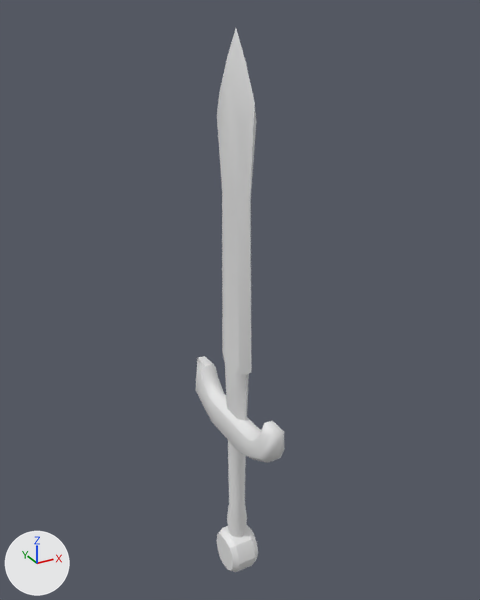
Renders of the FBX model Source/Models/Exports/Sword_1.FBX from each side of a commit.
One viewpoint serves both versions: a 50 mm lens placed at (-0.399, -0.735, 0.842), pointed at (0.016, 0.018, 0.465). Every picture has the same lights, and +X, +Y and +Z are marked at lower left. Where no turn or scale is listed for an object, it has been applied to the vertices.

In view in the first picture: 'Sword_1'.
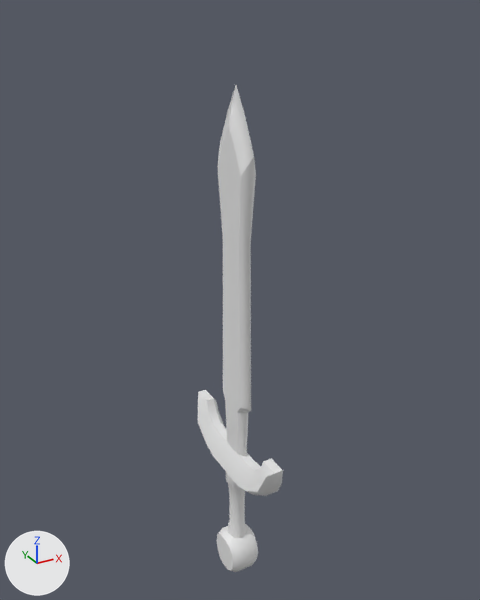
Location of each change, (x1, y1, x2, y2) in pixels of the pictures (480 x 600 px; the box of a moved part takes in the faces that stretch with it):
'Sword_1', reshaped (10% shorter): before (196, 29, 285, 572); after (198, 85, 283, 572)
part 1 of me_mesh, moved or reshaped: before (217, 29, 256, 421); after (217, 85, 256, 456)
part 2 of me_mesh, rebuilt: before (227, 441, 247, 537); after (226, 472, 246, 538)
part 3 of me_mesh, added: after (198, 390, 283, 496)
part 4 of me_mesh, deleted: before (196, 356, 285, 463)

The change, as a diff of the scene's bpy script:
```diff
--- a/Source/Models/Exports/Sword_1.FBX.py
+++ b/Source/Models/Exports/Sword_1.FBX.py
@@ me_mesh @@
 # used by ob_sword_1; location = (0.0, 0.0, 0.163)
-me_mesh.from_pydata(...)  # 241 vertices, 226 faces; spans x -0.024..0.024, y -0.119..0.119, z -0.161..0.659
+me_mesh.from_pydata(...)  # 249 vertices, 238 faces; spans x -0.024..0.024, y -0.119..0.119, z -0.161..0.596
+# me_mesh part 1: the loose piece of 63 vertices spanning x -0.011..0.011, y -0.045..0.045, z 0.125..0.659 is moved by (0.0, 0.0, -0.063)
+# me_mesh part 2: the loose piece of 48 vertices spanning x -0.016..0.016, y -0.016..0.016, z -0.101..0.095 is rebuilt with 56 vertices and now spans x -0.019..0.019, y -0.019..0.019, z -0.102..0.032
+# me_mesh part 3: a new loose piece of 64 vertices spanning x -0.02..0.02, y -0.119..0.119, z 0.023..0.105
+# me_mesh part 4
+# 64 vertices are removed from x -0.02..0.02, y -0.119..0.119, z 0.085..0.168
+# 62 faces are deleted
```
